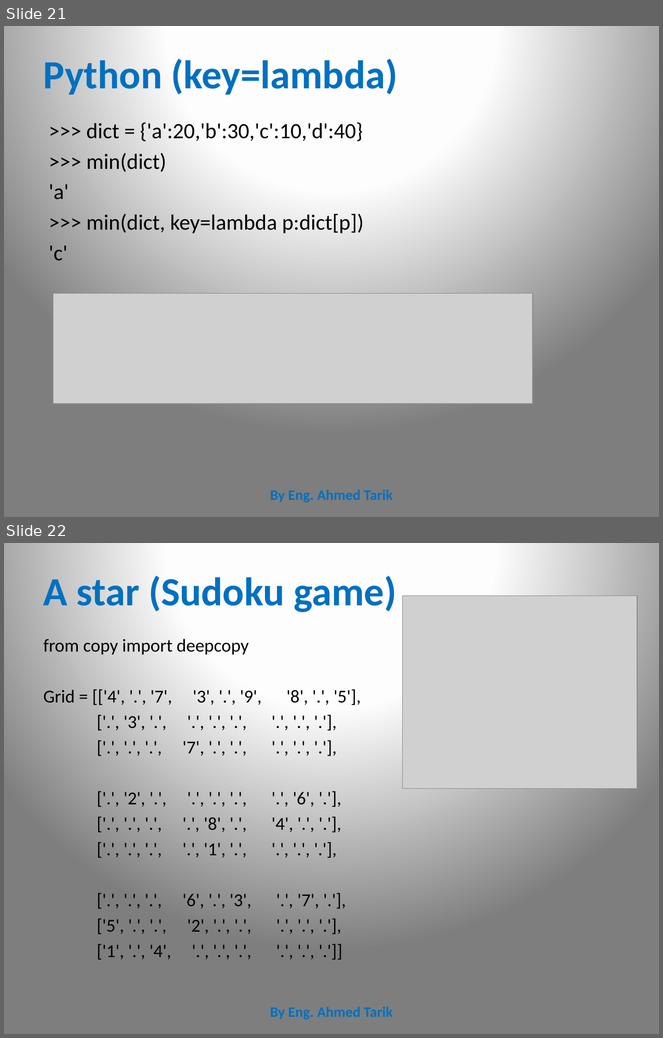
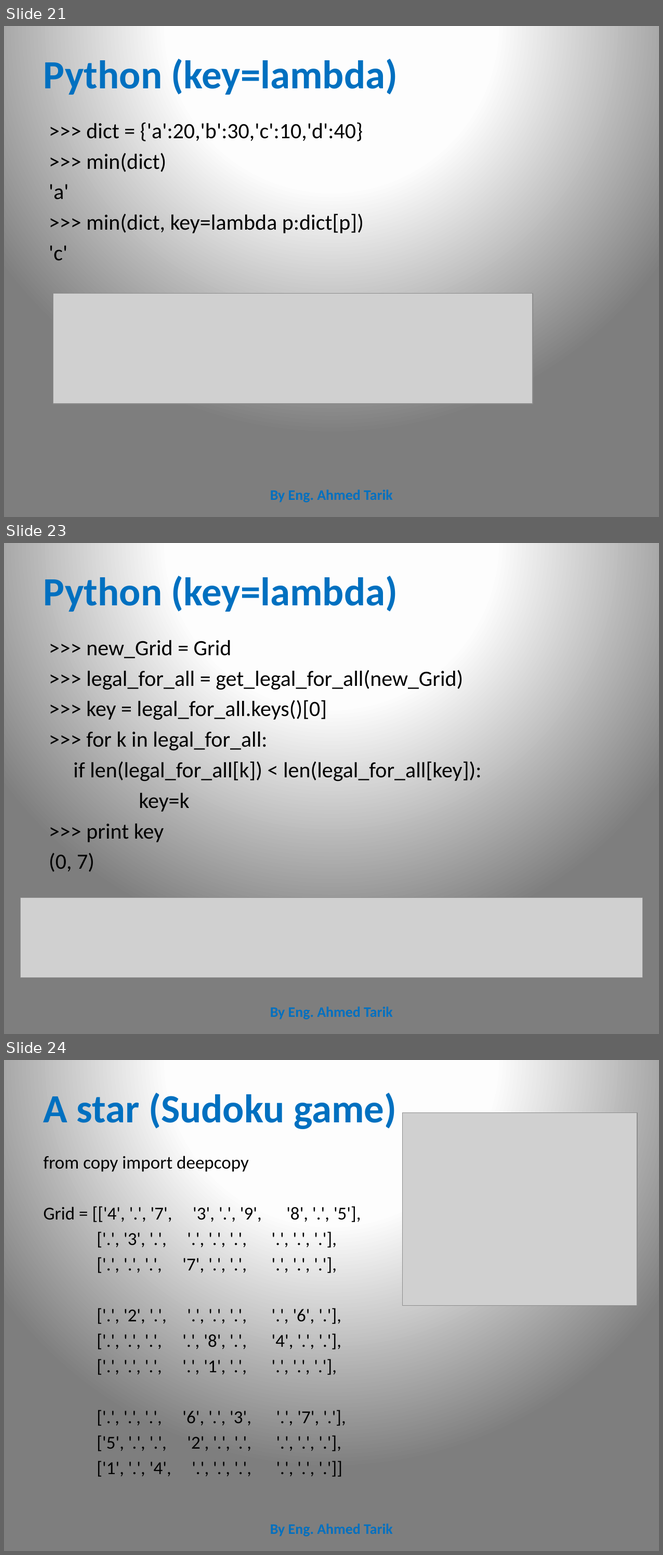
Before and after one commit to CharaD7/AI-class-1, a slide deck: a-star-I.pptx. Shown one above the other, each under a label of ours: slides 21 and 22 before the commit, slides 21, 23 and 24 after it; the slides between them are not shown. The pictures are 663x1038 and 663x1555 pixels, drawn with LibreOffice and Linux fonts; fonts in the diff are those of the drawing; grey boxes stand for pictures. Boxes give left, top, right and bottom in pixels: in the first picture for what was removed or moved away, otherwise in the second. Text is boxed around its words. In the diff, an @@ line names an element or a change of style, - is before the commit and + after.

```diff
--- a/a-star-I.pptx
+++ b/a-star-I.pptx
@@ slide 23 added at (4, 543, 659, 1034), background gradient #FFFFFF to #FEFEFE to #7F7F7F @@
@@ title added at (44, 572, 398, 612), 44 pt, text #0070C0, bold @@
+Python (key=lambda)
@@ text added at (49, 640, 481, 872), 24 pt, text #000000 @@
+>>> new_Grid = Grid
+>>> legal_for_all = get_legal_for_all(new_Grid)
+>>> key = legal_for_all.keys()[0]
+>>> for k in legal_for_all:
+if len(legal_for_all[k]) < len(legal_for_all[key]):
+key=k
+>>> print key
+(0, 7)
@@ picture added at (21, 898, 643, 978) @@
@@ text added at (270, 1007, 393, 1020), 16 pt, text #0070C0, bold @@
+By Eng. Ahmed Tarik
@@ what was slide 22 is now slide 24 @@
```
Also in this commit, not shown: 1 other slide added, 9 slides removed, 5 other files.
